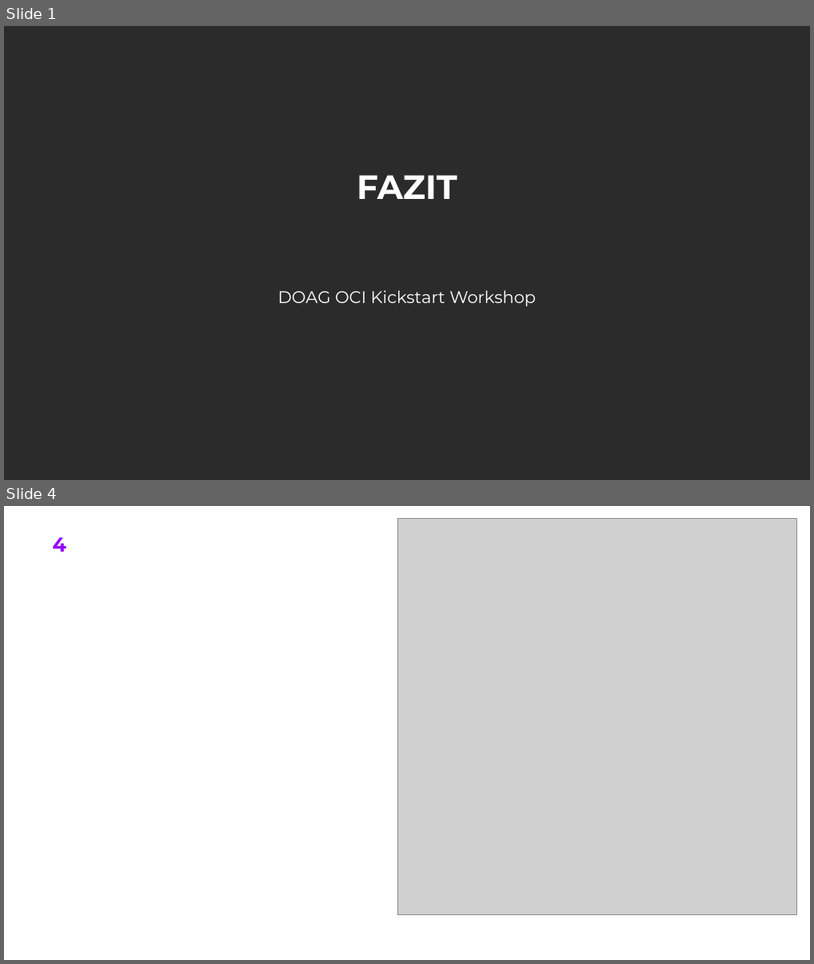
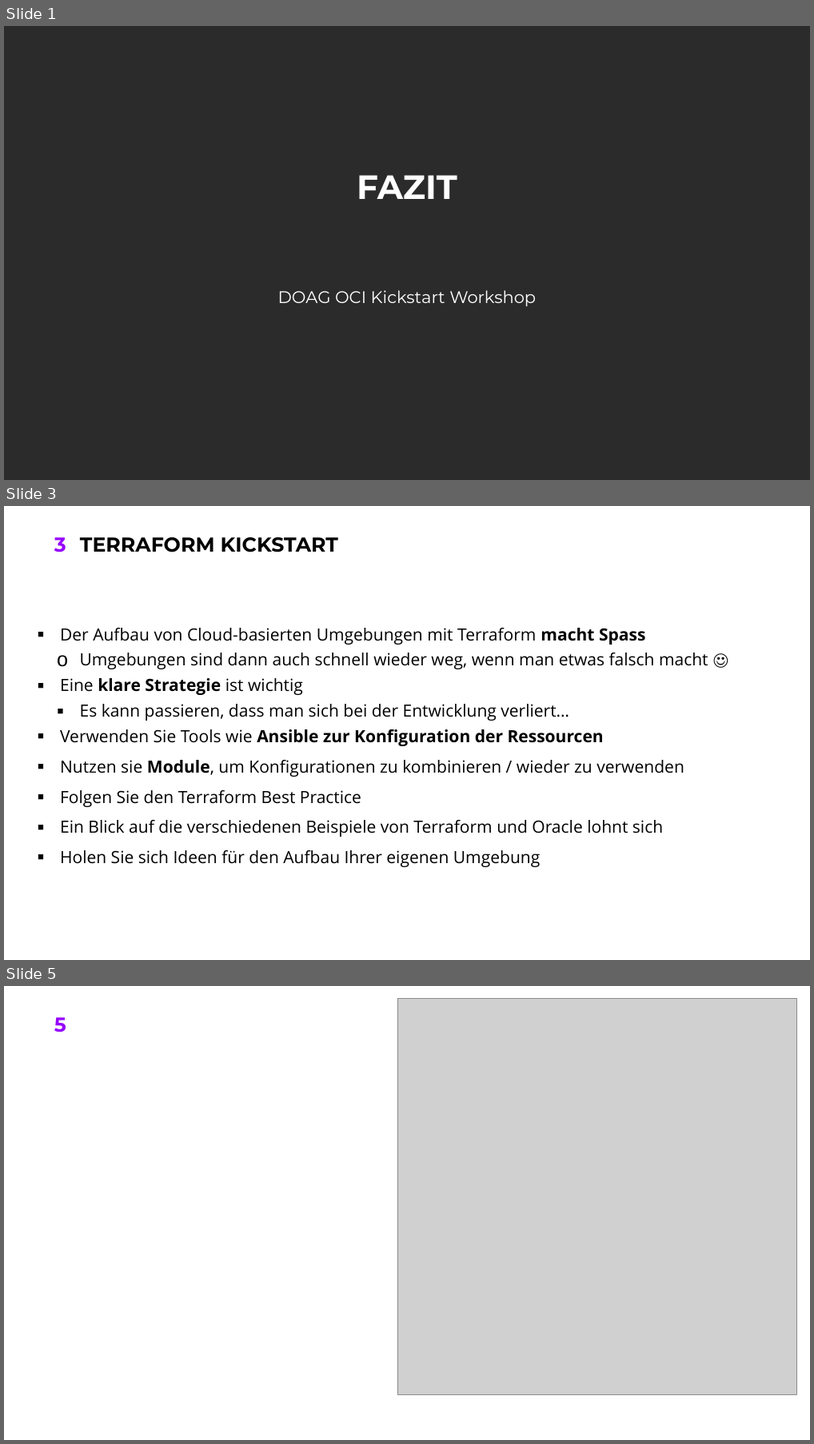
Before and after one commit to oehrlis/doag2022, a slide deck: ppt/04_Fazit.pptx. Shown one above the other, each under a label of ours: slides 1 and 4 before the commit, slides 1, 3 and 5 after it; the slides between them are not shown. The pictures are 814x964 and 814x1444 pixels, drawn with LibreOffice and Linux fonts; fonts in the diff are those of the drawing; grey boxes stand for pictures; background and template pictures are left out; a plain dark background stands for a picture behind light text. Boxes give left, top, right and bottom in pixels: in the first picture for what was removed or moved away, otherwise in the second. Text is boxed around its words. In the diff, an @@ line names an element or a change of style, - is before the commit and + after.

```diff
--- a/ppt/04_Fazit.pptx
+++ b/ppt/04_Fazit.pptx
@@ slide 3 added at (x1=4, y1=506, x2=810, y2=960), background #FFFFFF; not listed: 1 template element that a slide beside it also shows @@
@@ title added at (x1=80, y1=537, x2=338, y2=552), 24 pt, text #000000, bold @@
+TERRAFORM KICKSTART
@@ text added at (x1=60, y1=628, x2=709, y2=867), 20 pt, text #000000 @@
+▪ Der Aufbau von Cloud-basierten Umgebungen mit Terraform macht Spass
+  o Umgebungen sind dann auch schnell wieder weg, wenn man etwas falsch macht ☺
+▪ Eine klare Strategie ist wichtig
+  ▪ Es kann passieren, dass man sich bei der Entwicklung verliert…
+▪ Verwenden Sie Tools wie Ansible zur Konfiguration der Ressourcen
+▪ Nutzen sie Module, um Konfigurationen zu kombinieren / wieder zu verwenden
+▪ Folgen Sie den Terraform Best Practice
+▪ Ein Blick auf die verschiedenen Beispiele von Terraform und Oracle lohnt sich
+▪ Holen Sie sich Ideen für den Aufbau Ihrer eigenen Umgebung
@@ what was slide 4 is now slide 5 @@
@@ page number at (x1=54, y1=1017, x2=66, y2=1032): text changed @@
-4
+5
```
Also in this commit, not shown: 2 other slides added, 3 slides removed.
